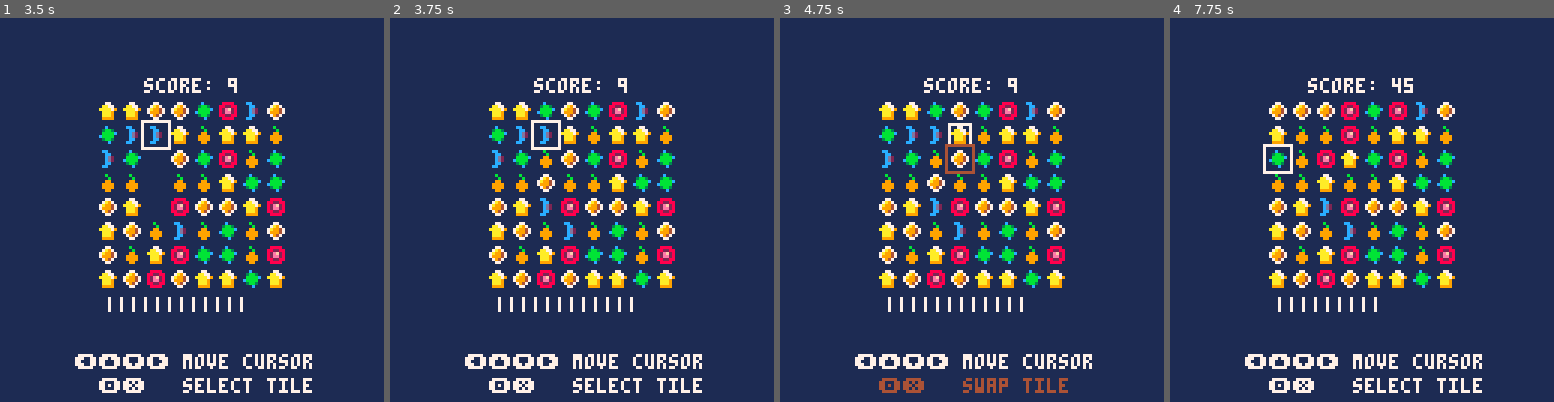
Above: before the commit, frames 1-4 (left to right).
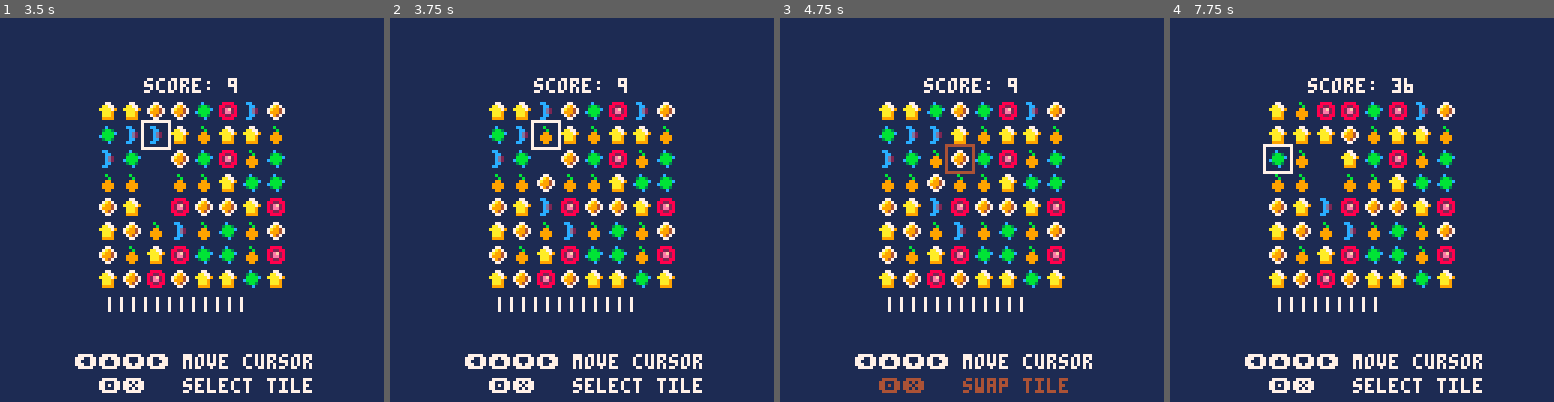
Above: after the commit, the same moments.

Repository: cbrwn/pico8carts
Game: PICO-8 cartridge match3.p8
The game is run twice, just before and just after one commit, with the same random seed, the same clock (stepped at 60 frames per second) and the same inputs.
Inputs:
- Up to frame 1 (3.5 s): tap O (Z key) at 0.33, 0.7, 1.43, 2.22, 3.1 s; tap X (X key) at 1.07, 2.07, 2.4, 2.73, 3.07, 3.4 s; hold Left 1.97-2.37 s; hold Down 2.42-2.82 s; hold Right from 2.87 s (still down)
- Up to frame 2 (3.75 s): release Right at 3.53 s; hold Up from 3.58 s (still down); tap X (X key) at 3.73 s
- Up to frame 3 (4.75 s): tap O (Z key) at 3.98 s; tap X (X key) at 4.07, 4.4, 4.73 s; release Up at 4.08 s; hold Right 4.13-4.53 s; hold Down from 4.58 s (still down)
- Up to frame 4 (7.75 s): tap O (Z key) every 0.88 s from 4.87 to 7.52 s; tap X (X key) every 0.33 s from 5.07 to 7.73 s; release Down at 5.08 s; hold Left 5.13-5.8 s; hold Up 5.85-6.18 s; hold Left 6.23-6.63 s; hold Down 6.68-7.08 s; hold Right from 7.13 s (still down)

Frame 1 is identical in both runs. In frame 2, 0.3% of the frame differs, in the area x 38-43%, y 21-40%; in frame 3, 0.1%; in frame 4, 1.3%, in the area x 25-64%, y 15-46%.

Commit message:
nicer(?) trickle down effect

Diff:
--- a/match3.p8
+++ b/match3.p8
@@ -102,7 +102,7 @@
 	end
 
 	if checkforemptyspots() then
-		movealldown()
+		movealldown(gamestarted)
 		fillemptytop()
 		return
 	end
@@ -237,22 +237,21 @@
 end
 
 --moves tiles into empty slots
-function movealldown()
-	didmove = false
+function movealldown(trickle)
 	for y=gridsizey,2,-1 do
 		for x=1,gridsizex do
 			-- empty cell
-			if grid[y][x] < 1 then
+			if grid[y][x] < 1 and grid[y-1][x] > 0  then
 				-- swap with the cell on top
 				swaptiles(x, y, x, y-1)
-				didmove = true
-			end
-		end
-	end
-	-- play sound effect if tiles moved
-	if didmove then
-		sfx(3)
-	end
+				sfx(3)
+				if trickle then
+					return
+				end
+			end
+		end
+	end
+	sfx(3)
 end
 
 --fills empty slots in top row
Not shown, changed: the thumbnail (__label__) section of match3.p8
